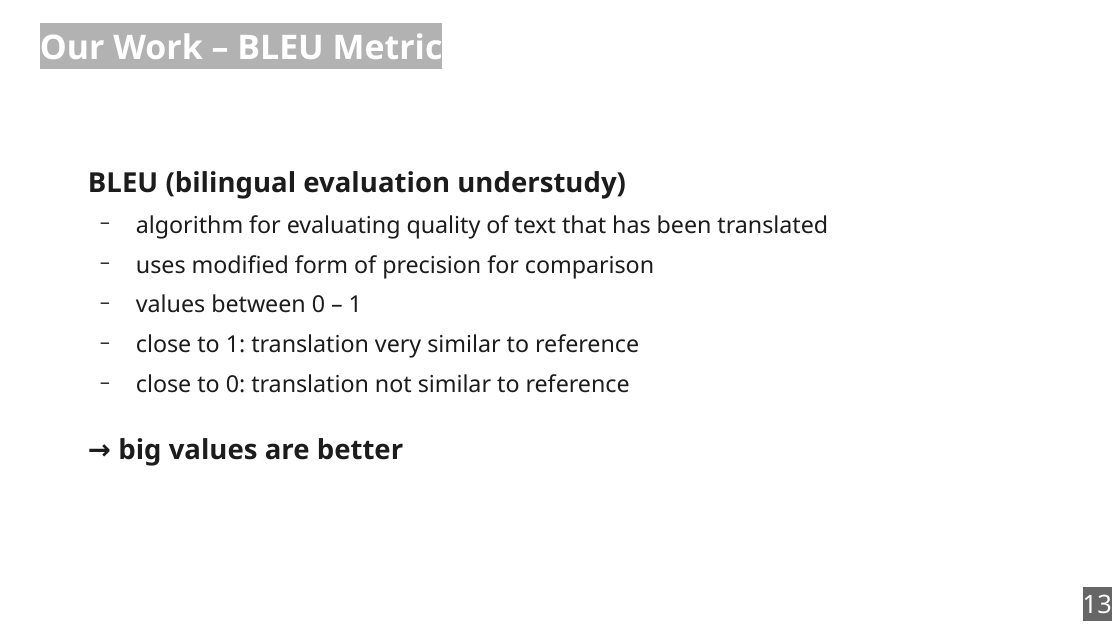
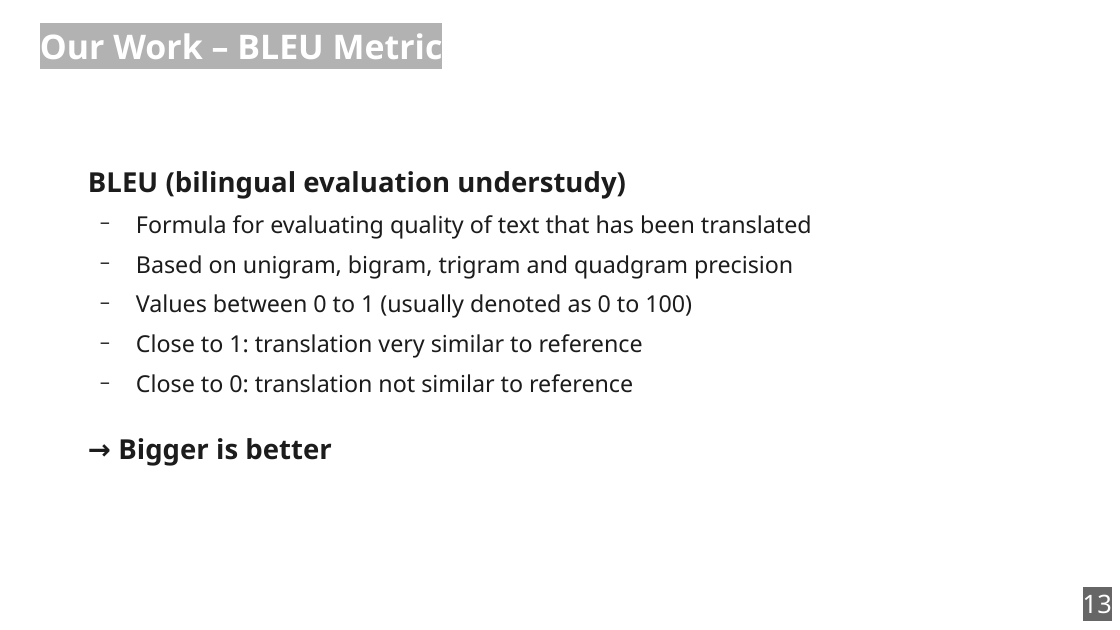
Before and after one commit to zouharvi/reference-mt-distill, a slide deck: slide 13 of meta/final_presentation.odp. Drawn at 1120x630 pixels with LibreOffice and Linux fonts; fonts in the diff are those of the drawing. Boxes give left, top, right and bottom in pixels: in the first picture for what was removed or moved away, otherwise in the second. Text is boxed around its words. In the diff, an @@ line names an element or a change of style, - is before the commit and + after.

```diff
--- a/meta/final_presentation.odp
+++ b/meta/final_presentation.odp
@@ text at (x1=118, y1=215, x2=812, y2=466): text changed @@
-  − algorithm for evaluating quality of text that has been translated
-  − uses modified form of precision for comparison
-  − values between 0 – 1
-  − close to 1: translation very similar to reference
-  − close to 0: translation not similar to reference
-→ big values are better
+  − Formula for evaluating quality of text that has been translated
+  − Based on unigram, bigram, trigram and quadgram precision
+  − Values between 0 to 1 (usually denoted as 0 to 100)
+  − Close to 1: translation very similar to reference
+  − Close to 0: translation not similar to reference
+→ Bigger is better
```
Also in this commit, not shown: 12 other slides changed, 1 slide added.
